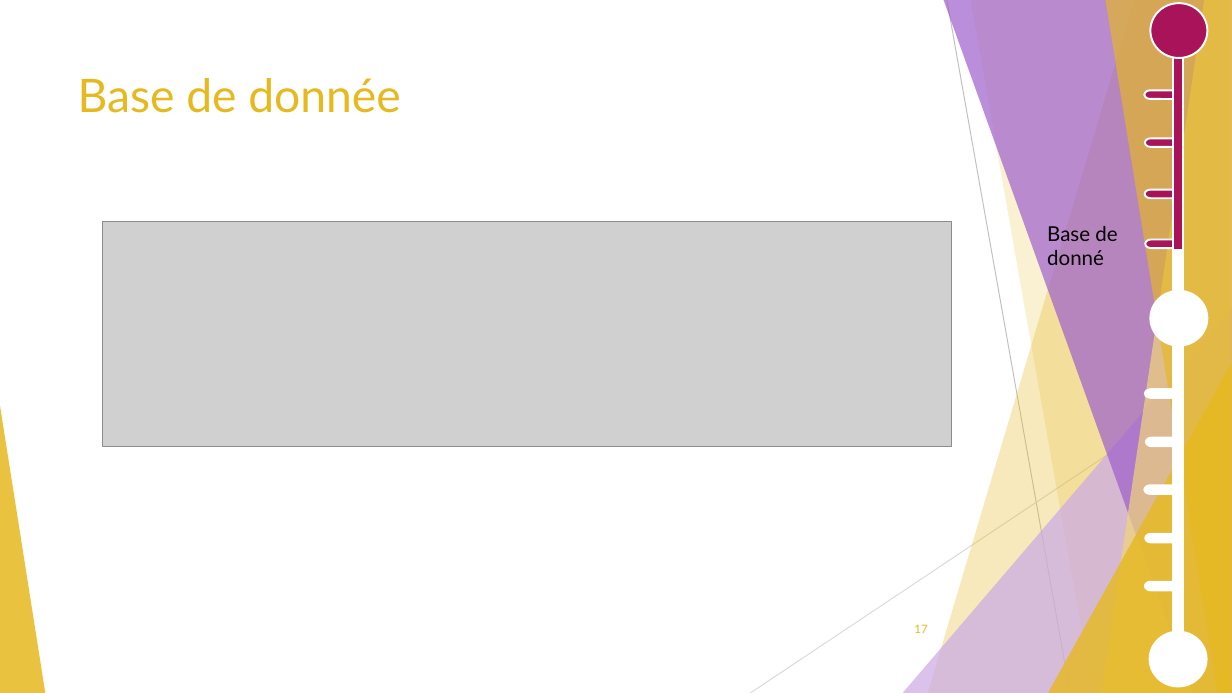
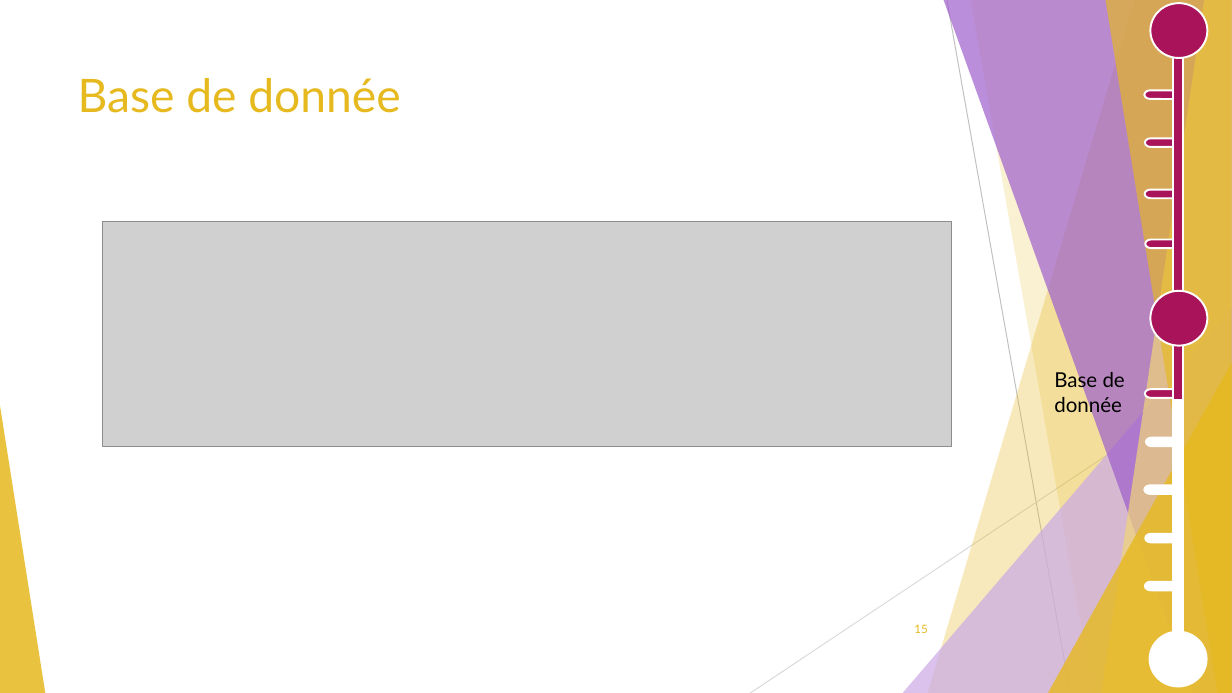
Before and after one commit to GuiguiMvn/Systeme-Escape-Game-Telethon, a slide deck: slide 15 of Cyril/Diapositives/Projet Théléton REVUE 2.pptx (slide 17 before the commit). Drawn at 1232x693 pixels with LibreOffice and Linux fonts; fonts in the diff are those of the drawing; grey boxes stand for pictures. Boxes give left, top, right and bottom in pixels: in the first picture for what was removed or moved away, otherwise in the second. Text is boxed around its words. In the diff, an @@ line names an element or a change of style, - is before the commit and + after.

```diff
--- a/Cyril/Diapositives/Projet Théléton REVUE 2.pptx
+++ b/Cyril/Diapositives/Projet Théléton REVUE 2.pptx
@@ rectangle: place and size @@
-rectangle at (1173,44,1183,250)
+rectangle at (1173,44,1183,400)
@@ ellipse at (1151,291,1208,346): fill #FFFFFF to #A8135A @@
@@ text at (1054,369,1125,417): text changed @@
-Base de donné
+Base de donnée
@@ pill shape at (1145,389,1181,397): fill #FFFFFF to #A8135A @@
@@ page number at (914,624,927,633): text changed @@
-17
+15
```
Also in this commit, not shown: 15 other slides changed, 3 slides removed, 3 other files.
